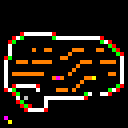
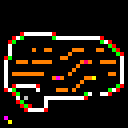
Layer changes from the first 128px x 128px image to the second:
painted on "Layer 10" over box(84, 60, 88, 64)
